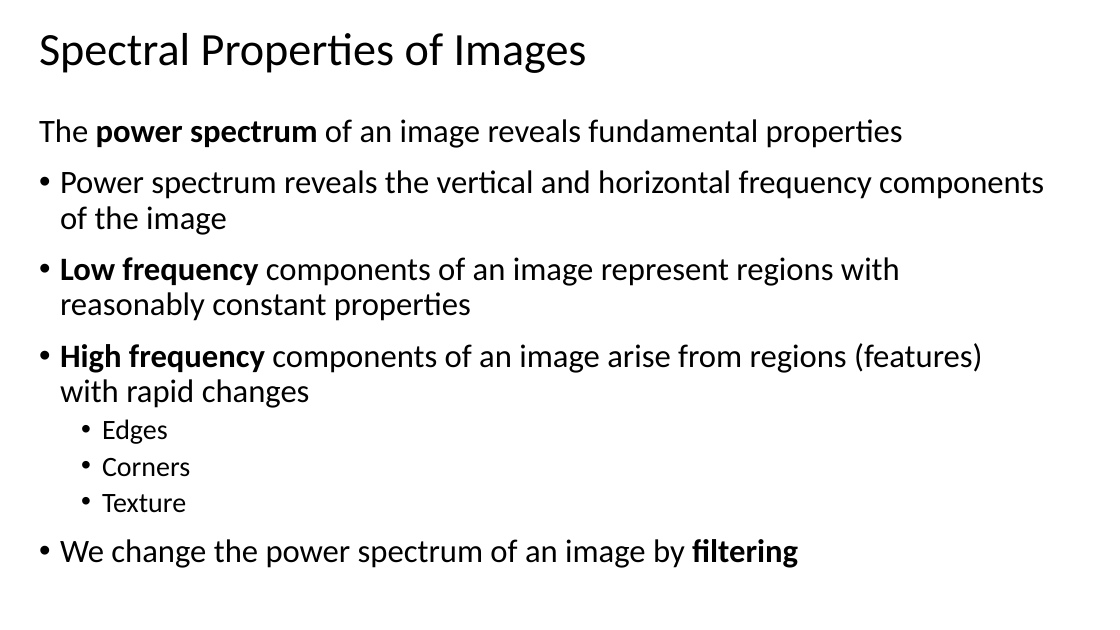
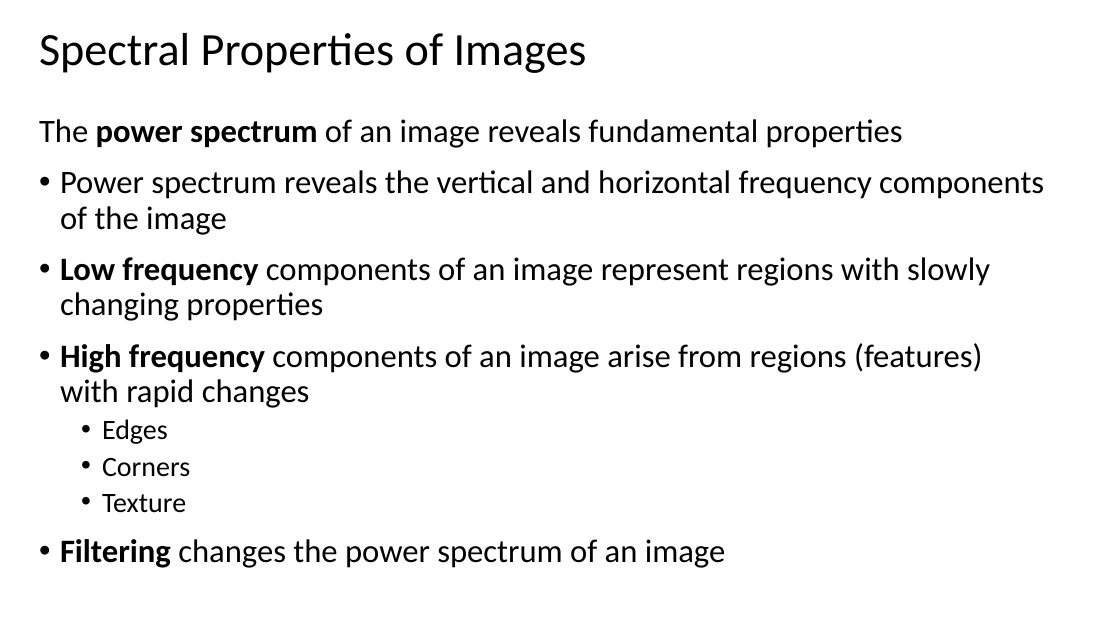
Before and after one commit to StephenElston/CSCI-E25, a slide deck: slide 29 of Slides/2_ConvolutionFilterig.pptx. Drawn at 1120x630 pixels with LibreOffice and Linux fonts; fonts in the diff are those of the drawing. Boxes give left, top, right and bottom in pixels: in the first picture for what was removed or moved away, otherwise in the second. Text is boxed around its words. In the diff, an @@ line names an element or a change of style, - is before the commit and + after.

```diff
--- a/Slides/2_ConvolutionFilterig.pptx
+++ b/Slides/2_ConvolutionFilterig.pptx
@@ text at box(60, 257, 990, 321): text changed @@
-• Low frequency components of an image represent regions with reasonably constant properties
+• Low frequency components of an image represent regions with slowly changing properties
@@ text at box(60, 539, 726, 568): text changed @@
-• We change the power spectrum of an image by filtering
+• Filtering changes the power spectrum of an image
```
Also in this commit, not shown: 9 other slides changed.
